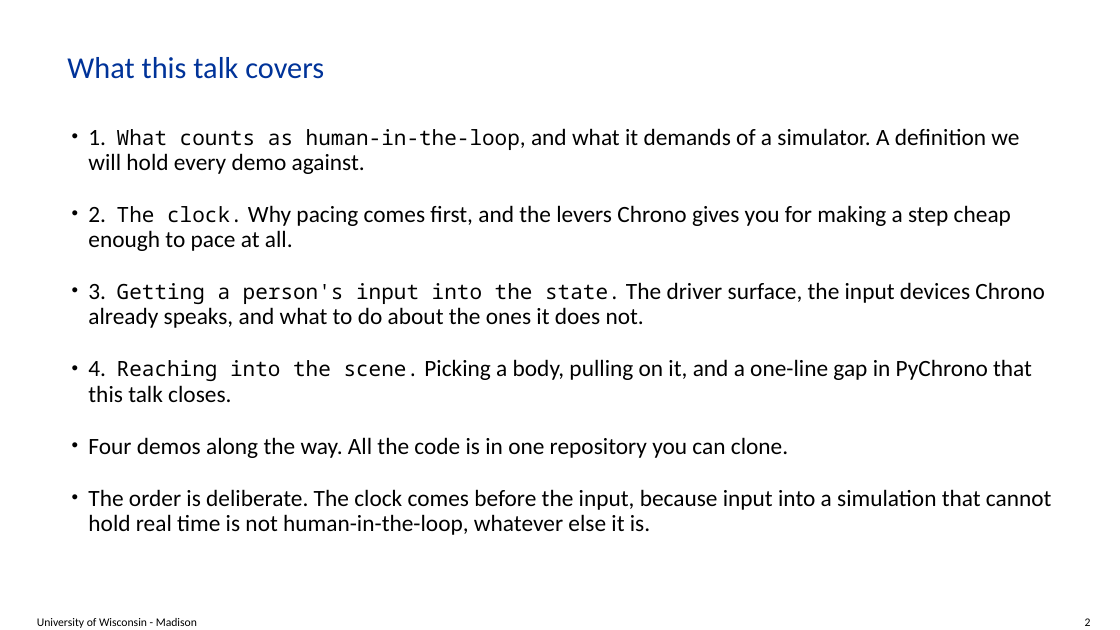
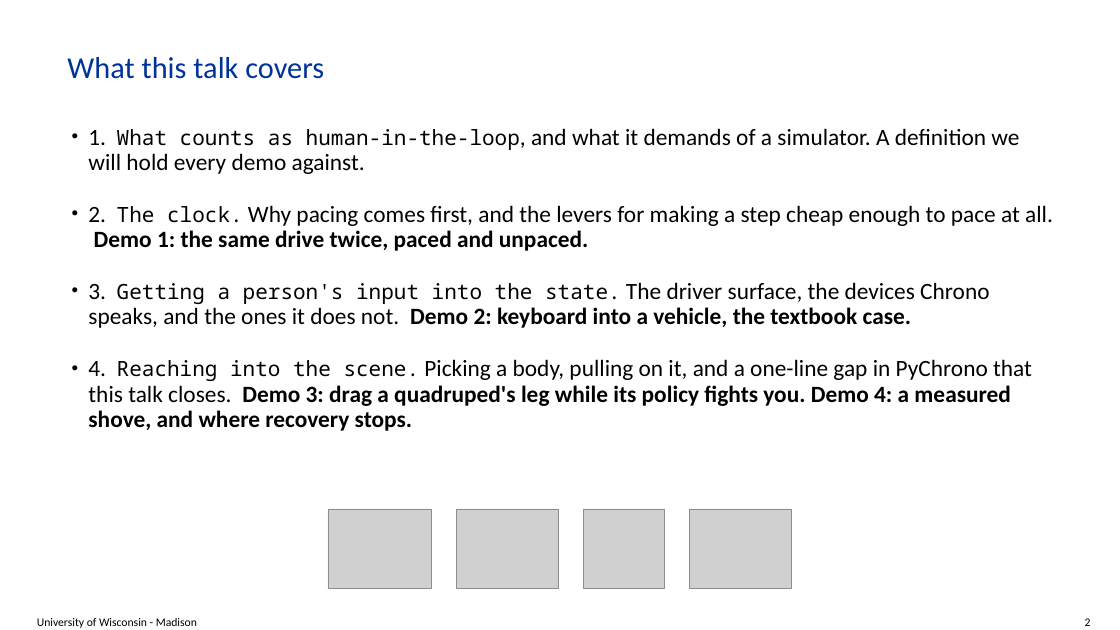
Before and after one commit to ksha23/chrono-hil-tutorial, a slide deck: slide 2 of tutorial_HIL_driver.pptx. Drawn at 1120x630 pixels with LibreOffice and Linux fonts; fonts in the diff are those of the drawing; grey boxes stand for pictures; background and template pictures are left out. Boxes give left, top, right and bottom in pixels: in the first picture for what was removed or moved away, otherwise in the second. Text is boxed around its words. In the diff, an @@ line names an element or a change of style, - is before the commit and + after.

```diff
--- a/tutorial_HIL_driver.pptx
+++ b/tutorial_HIL_driver.pptx
@@ text at [88,205,1053,431]: text changed @@
-• 2. The clock. Why pacing comes first, and the levers Chrono gives you for making a step cheap enough to pace at all.
-• 3. Getting a person's input into the state. The driver surface, the input devices Chrono already speaks, and what to do about the ones it does not.
-• 4. Reaching into the scene. Picking a body, pulling on it, and a one-line gap in PyChrono that this talk closes.
-• Four demos along the way. All the code is in one repository you can clone.
-• The order is deliberate. The clock comes before the input, because input into a simulation that cannot hold real time is not human-in-the-loop, whatever else it is.
+• 2. The clock. Why pacing comes first, and the levers for making a step cheap enough to pace at all. Demo 1: the same drive twice, paced and unpaced.
+• 3. Getting a person's input into the state. The driver surface, the devices Chrono speaks, and the ones it does not. Demo 2: keyboard into a vehicle, the textbook case.
+• 4. Reaching into the scene. Picking a body, pulling on it, and a one-line gap in PyChrono that this talk closes. Demo 3: drag a quadruped's leg while its policy fights you. Demo 4: a measured shove, and where recovery stops.
@@ picture added at [328,509,431,588] @@
@@ picture added at [456,509,558,588] @@
@@ picture added at [584,509,665,588] @@
@@ picture added at [690,509,791,588] @@
```
Also in this commit, not shown: 30 other slides changed, 1 slide removed, 2 other files.
